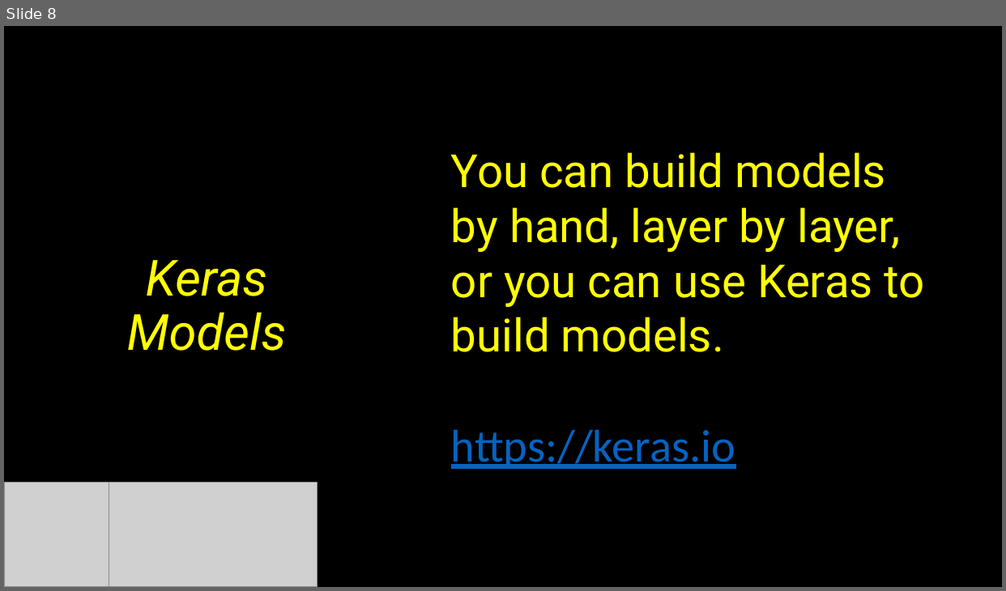
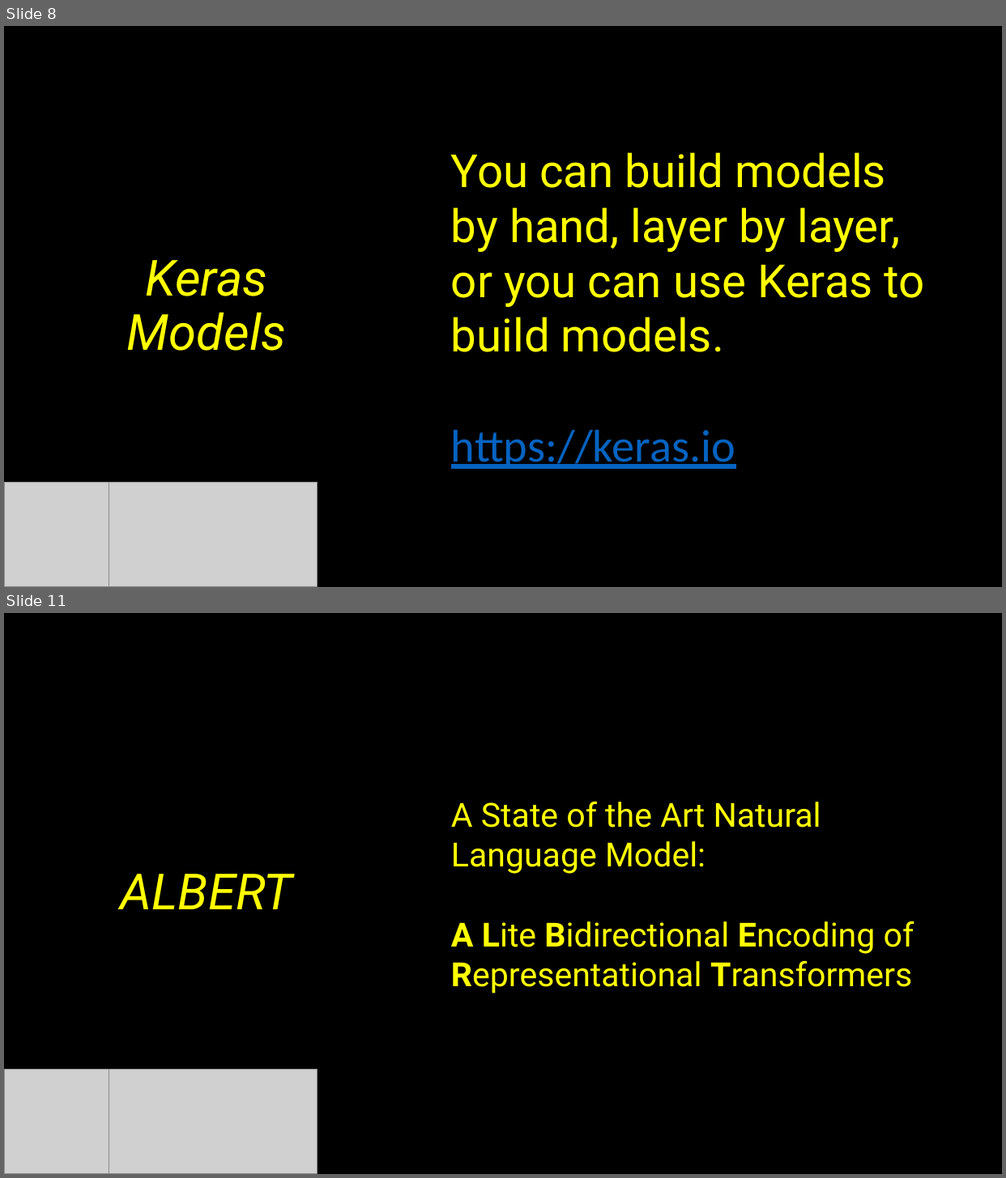
Before and after one commit to krakrjak/data-science-meetup-2019-12-12, a slide deck: TensorFlow For The Masses.pptx. Shown one above the other, each under a label of ours: slide 8 before the commit, slides 8 and 11 after it; the slides between them are not shown. The pictures are 1006x591 and 1006x1178 pixels, drawn with LibreOffice and Linux fonts; fonts in the diff are those of the drawing; grey boxes stand for pictures. Boxes give left, top, right and bottom in pixels: in the first picture for what was removed or moved away, otherwise in the second. Text is boxed around its words. In the diff, an @@ line names an element or a change of style, - is before the commit and + after.

```diff
--- a/TensorFlow For The Masses.pptx
+++ b/TensorFlow For The Masses.pptx
@@ slide 11 added at <box>4,613,1002,1174</box>, background #000000 @@
@@ text added at <box>451,801,914,994</box>, 32 pt, text #FFFF00 @@
+A State of the Art Natural Language Model:
+A Lite Bidirectional Encoding of Representational Transformers
@@ title added at <box>121,874,292,909</box>, 48 pt, text #FFFF00, italic @@
+ALBERT
@@ picture added at <box>4,1069,109,1174</box> @@
@@ picture added at <box>109,1069,317,1174</box> @@
```
Also in this commit, not shown: 4 other slides added, 1 other file.
